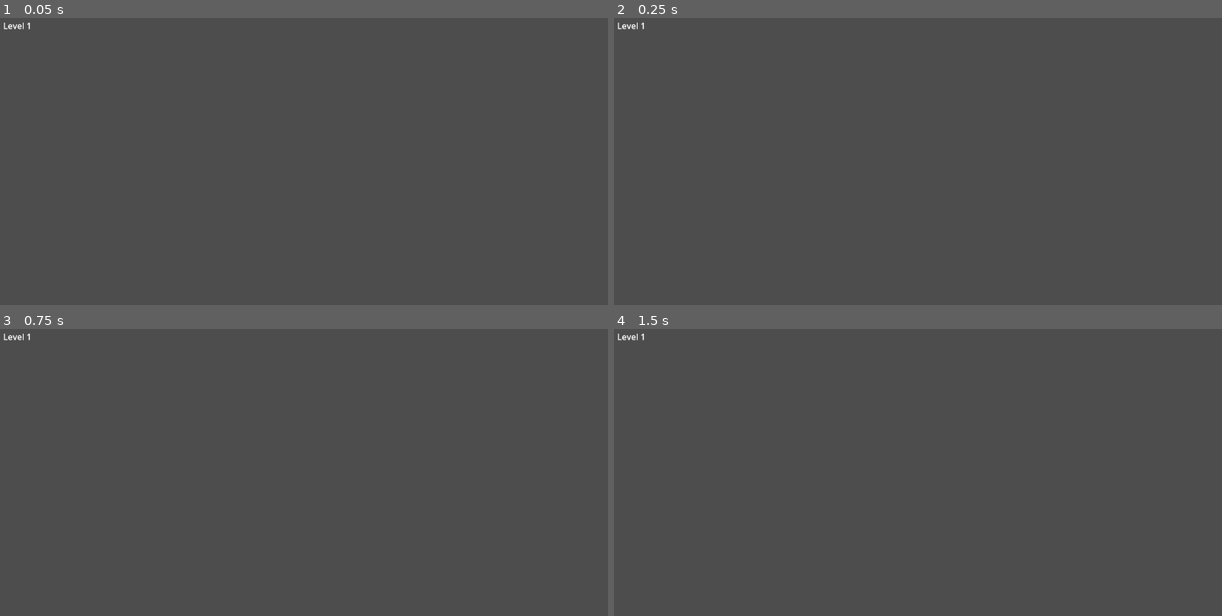
Above: before the commit, frames 1-4 (two rows, left to right).
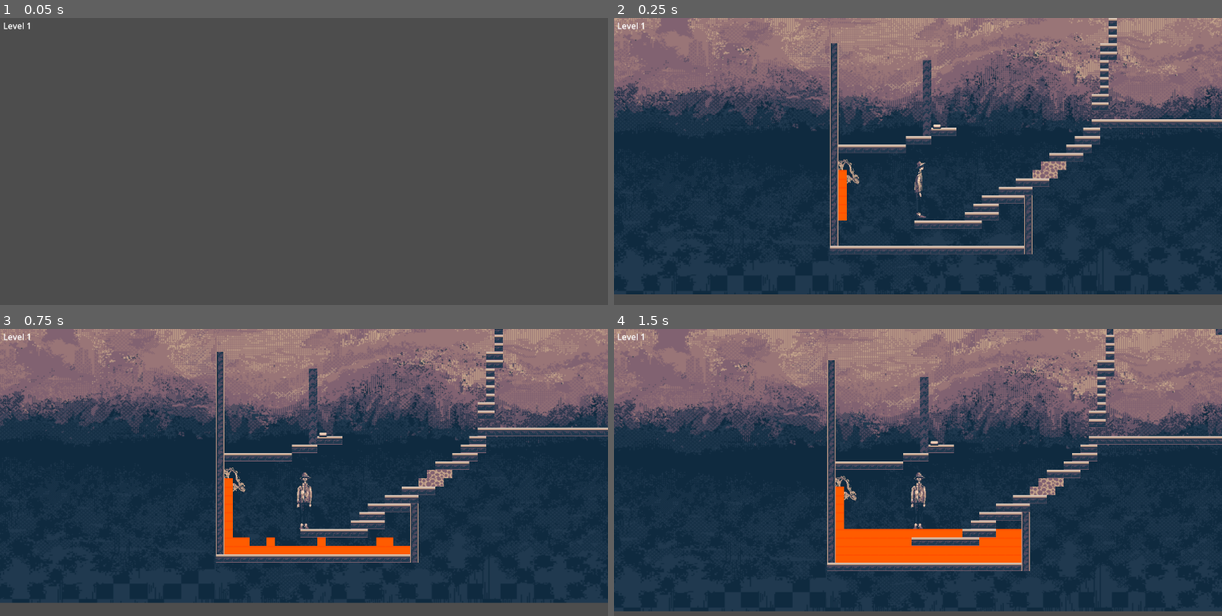
Above: after the commit, the same moments.

Repository: hellomynameisren/ludumdare
Game: Godot game, scene res://liquid/play_area.tscn
The game is run twice, just before and just after one commit, with the same random seed, the same clock (stepped at 60 frames per second) and the same inputs. This scene is started directly instead of the project's main scene.
Inputs:
- Up to frame 1 (0.05 s): no input
- Up to frame 2 (0.25 s): no input
- Up to frame 3 (0.75 s): no input
- Up to frame 4 (1.5 s): no input

Frame 1 is identical in both runs. In frame 2, 89% of the frame differs, in the area x 0-100%, y 0-97%; in frame 3, 89%; in frame 4, 91%, in the area x 0-100%, y 0-99%.

Commit message:
floor switch

Diff:
--- a/liquid/floor_switch.gd
+++ b/liquid/floor_switch.gd
@@ -17,6 +17,7 @@
 func _on_body_entered(body):
 	if body.is_in_group("player"):
 		depressed = true
+		$Sprite2D.frame = 1
 		for child in get_children():
 			if child is destroy_area:
 				child.destroy_in_area()
--- a/liquid/floor_switch.tscn
+++ b/liquid/floor_switch.tscn
@@ -1,15 +1,7 @@
-[gd_scene load_steps=5 format=3 uid="uid://de76ubwjsb00m"]
+[gd_scene load_steps=4 format=3 uid="uid://de76ubwjsb00m"]
 
 [ext_resource type="Script" path="res://liquid/floor_switch.gd" id="1_aol6q"]
-
-[sub_resource type="Gradient" id="Gradient_g61us"]
-offsets = PackedFloat32Array(0)
-colors = PackedColorArray(0.258824, 0.0313726, 0.0588235, 1)
-
-[sub_resource type="GradientTexture2D" id="GradientTexture2D_npygk"]
-gradient = SubResource("Gradient_g61us")
-width = 10
-height = 6
+[ext_resource type="Texture2D" uid="uid://bdr68vqigmwy1" path="res://assets/button.png" id="2_1jk00"]
 
 [sub_resource type="RectangleShape2D" id="RectangleShape2D_blesi"]
 size = Vector2(10, 6)
@@ -21,7 +13,8 @@
 
 [node name="Sprite2D" type="Sprite2D" parent="."]
 position = Vector2(0, 6)
-texture = SubResource("GradientTexture2D_npygk")
+texture = ExtResource("2_1jk00")
+hframes = 2
 
 [node name="CollisionShape2D" type="CollisionShape2D" parent="."]
 position = Vector2(0, 6)
--- a/liquid/play_area.gd
+++ b/liquid/play_area.gd
@@ -7,9 +7,12 @@
 # var Level1 = preload("res://liquid/levels/level_one.tscn")
 # var Level2 = preload("res://liquid/levels/test_level2.tscn")
 # var Level3 = preload("res://liquid/levels/test_level3.tscn")
+var levels = [
+	preload("res://liquid/levels/chamber_level.tscn")
+]
 
 # var levels = [Level1, Level2, Level3]
-var levels = []
+
 
 var level_ix = 0
 
@@ -18,7 +21,7 @@
 
 # Called when the node enters the scene tree for the first time.
 func _ready():
-	pass
+	reset_level()
 	# load_level(Level1)
 
 
Binary file added: assets/button.png
Not shown, added: assets/button.png.import
Binary file added: assets/stalag/fallenlargestalagtite.png
Not shown, added: assets/stalag/fallenlargestalagtite.png.import
Binary file added: assets/stalag/fallensmallorpairstalagtite-sheet.png
Not shown, added: assets/stalag/fallensmallorpairstalagtite-sheet.png.import
Binary file added: assets/stalag/largestalagmite_stalagtite.png
Not shown, added: assets/stalag/largestalagmite_stalagtite.png.import
Binary file added: assets/stalag/smallpairstalagmite_stalagtite.png
Not shown, added: assets/stalag/smallpairstalagmite_stalagtite.png.import
Binary file added: assets/stalag/smallstalagmite_stalagtite.png
Not shown, added: assets/stalag/smallstalagmite_stalagtite.png.import
(and 1 more such lines)
